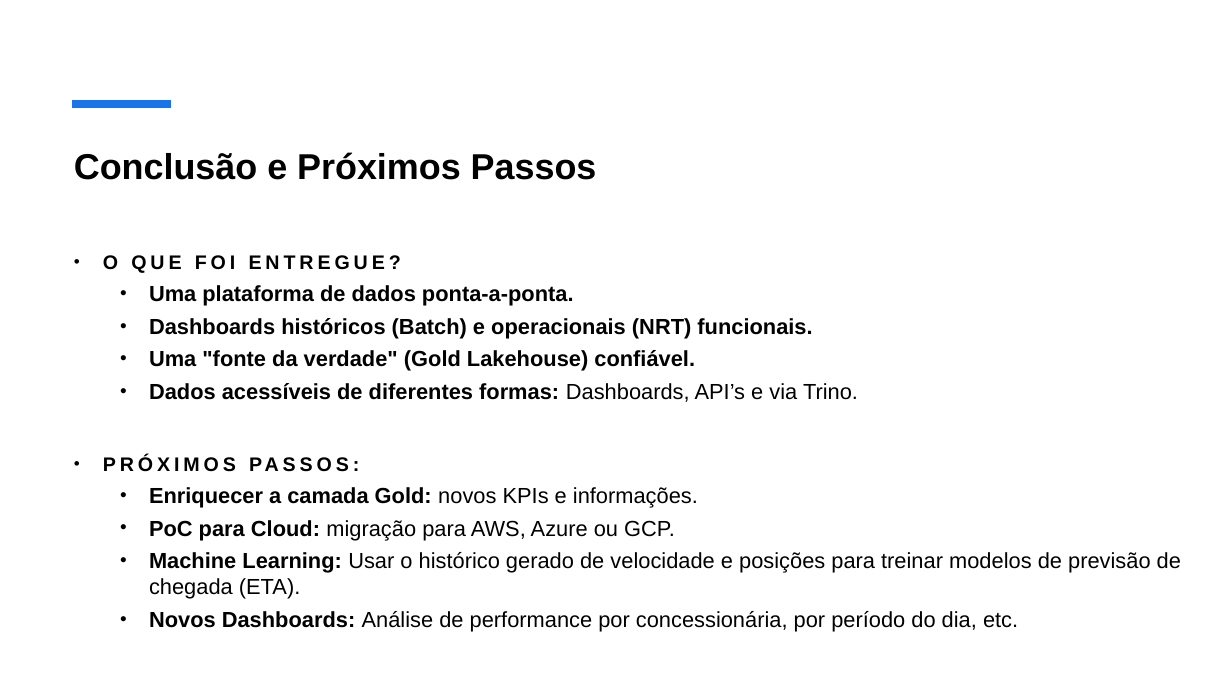
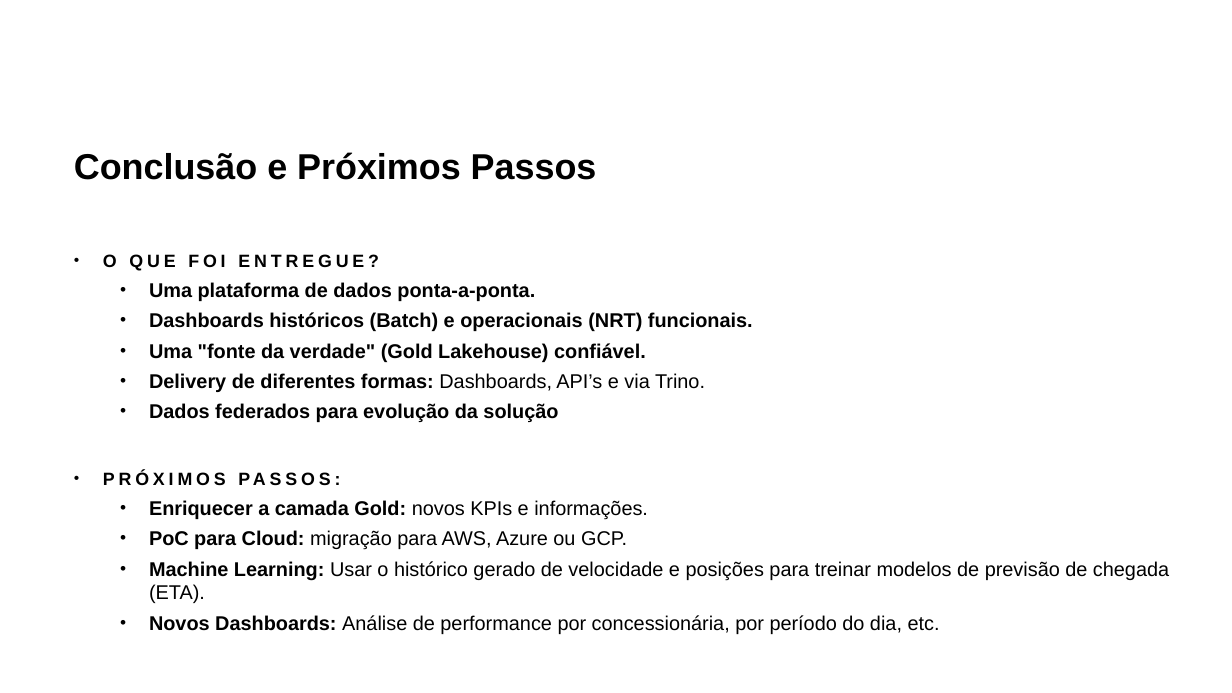
Before and after one commit to guilhermepepa/FIA-Projeto-Final, a slide deck: slide 12 of documentacoes/Apresentação_Projeto_Final.pptx (slide 11 before the commit). Drawn at 1232x693 pixels with LibreOffice and Linux fonts; fonts in the diff are those of the drawing. Boxes give left, top, right and bottom in pixels: in the first picture for what was removed or moved away, otherwise in the second. Text is boxed around its words. In the diff, an @@ line names an element or a change of style, - is before the commit and + after.

Commit message:
alteração ppt + Mudaança end line sequence de CRLF para LF

```diff
--- a/documentacoes/Apresentação_Projeto_Final.pptx
+++ b/documentacoes/Apresentação_Projeto_Final.pptx
@@ line removed from (72, 104) to (171, 104) @@
@@ subtitle at (103,254,1169,634): size 15.3 to 13.9 pt in "O QUE FOI ENTREGUE?", "PRÓXIMOS PASSOS:"; size 17 to 15.5 pt in "Uma plataforma de dados ponta-a-ponta.", "Dashboards históricos (Batch) e operacionais (NRT) funcionai ...", "Uma "fonte da verdade" (Gold Lakehouse) confiável.", "Enriquecer a camada Gold: novos KPIs e ..." and 3 more places @@
@@ subtitle at (149,373,705,422): text changed; size 17 to 15.5 pt @@
-  • Dados acessíveis de diferentes formas: Dashboards, API’s e via Trino.
+  • Delivery de diferentes formas: Dashboards, API’s e via Trino.
+  • Dados federados para evolução da solução
```
Also in this commit, not shown: 8 other slides changed, 4 slides added, 3 slides removed, 1 other file.
